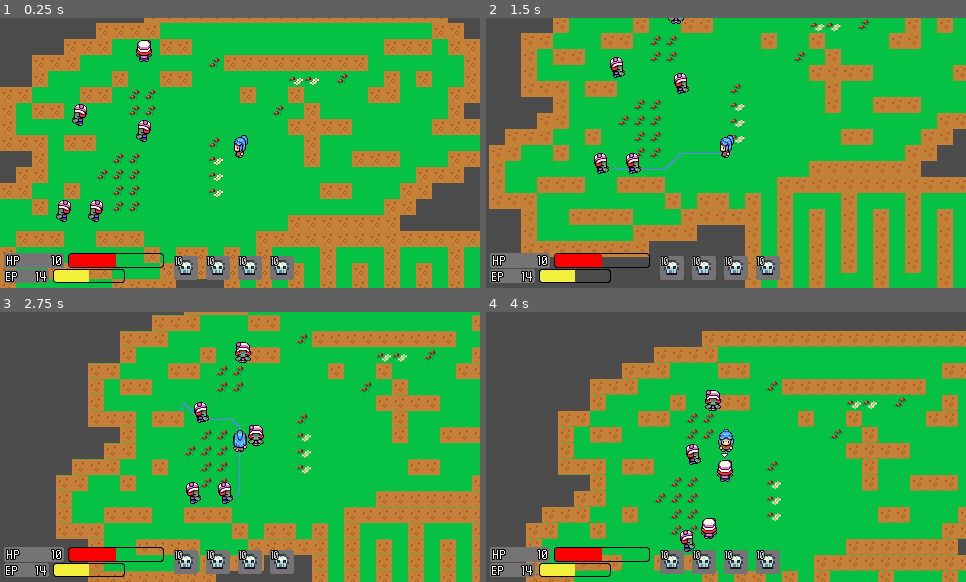
Above: before the commit, frames 1-4 (two rows, left to right).
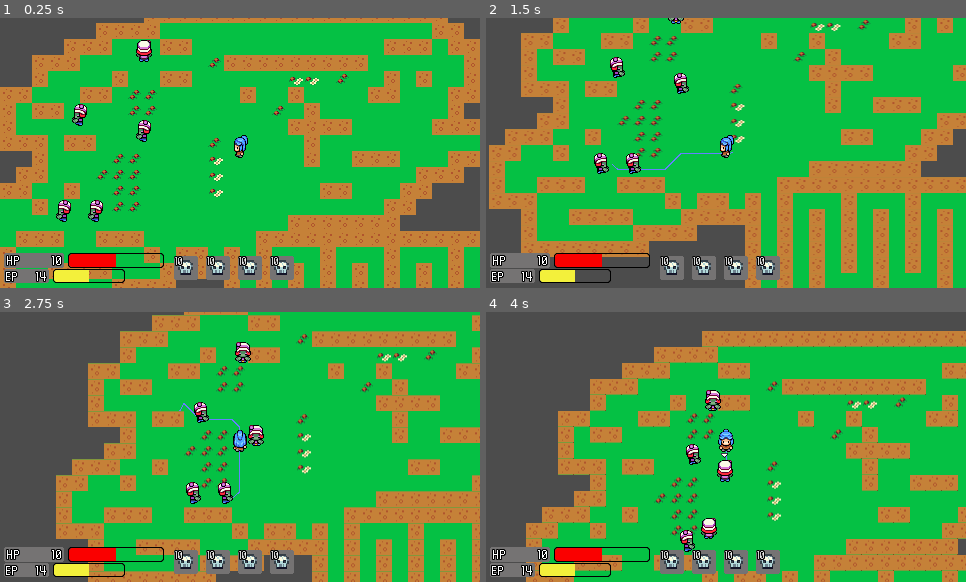
Above: after the commit, the same moments.

Repository: destroysound/DungeonCrawl
Game: Godot game, scene res://GameScene.tscn
The game is run twice, just before and just after one commit, with the same random seed, the same clock (stepped at 60 frames per second) and the same inputs.
Inputs (mouse positions are in pixels of both pictures, inside the frame that each line leads up to):
- Up to frame 1 (0.25 s): no input
- Up to frame 2 (1.5 s): move the mouse to (548, 212) at 0.52 s; click (548, 212) at 0.67 s; move the mouse to (606, 163) at 1.27 s; click (606, 163) at 1.42 s
- Up to frame 3 (2.75 s): move the mouse to (187, 360) at 2.02 s; click (187, 360) at 2.17 s
- Up to frame 4 (4 s): move the mouse to (730, 355) at 2.77 s; click (730, 355) at 2.92 s; move the mouse to (721, 501) at 3.52 s; click (721, 501) at 3.67 s

The runs differ from the first frame. In frame 1, less than 0.1% of the frame differs, in the area x 37-59%, y 88-92%; in frame 2, less than 0.1%; in frame 3, less than 0.1%; in frame 4, less than 0.1%.

Commit message:
Update Ability.tscn

Diff:
--- a/Ability.tscn
+++ b/Ability.tscn
@@ -5,11 +5,10 @@
 [ext_resource path="res://UItextures/RoundedGUI.png" type="Texture" id=3]
 
 [sub_resource type="DynamicFont" id=1]
-size = 12
+size = 13
 outline_size = 1
 outline_color = Color( 0.00392157, 0.00392157, 0.00392157, 1 )
 use_mipmaps = true
-use_filter = true
 font_data = ExtResource( 1 )
 
 [node name="Ability" type="MarginContainer"]
